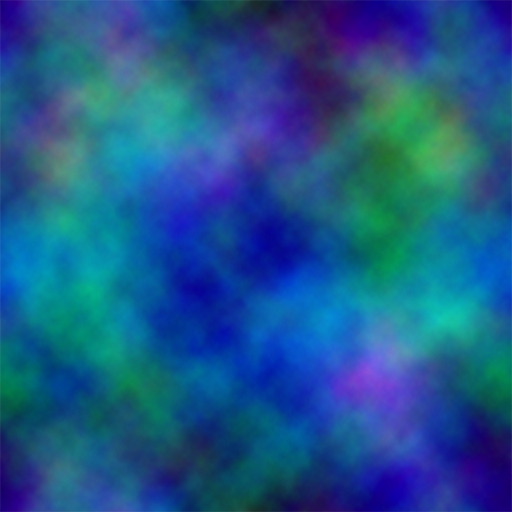
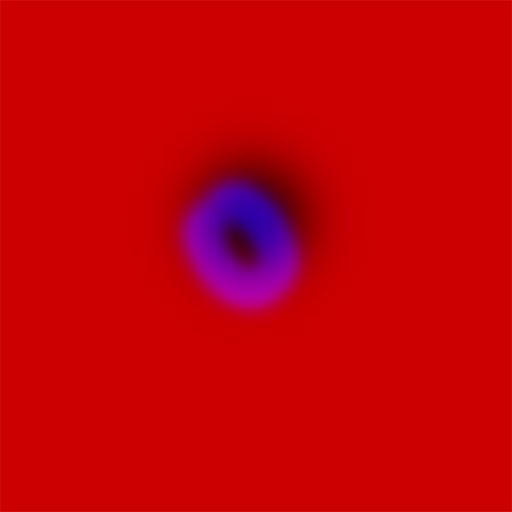
Layered file, before and after one edit (w=512, h=512). Changes by layer:
painted on "图层 1" over [0, 0, 512, 512]
